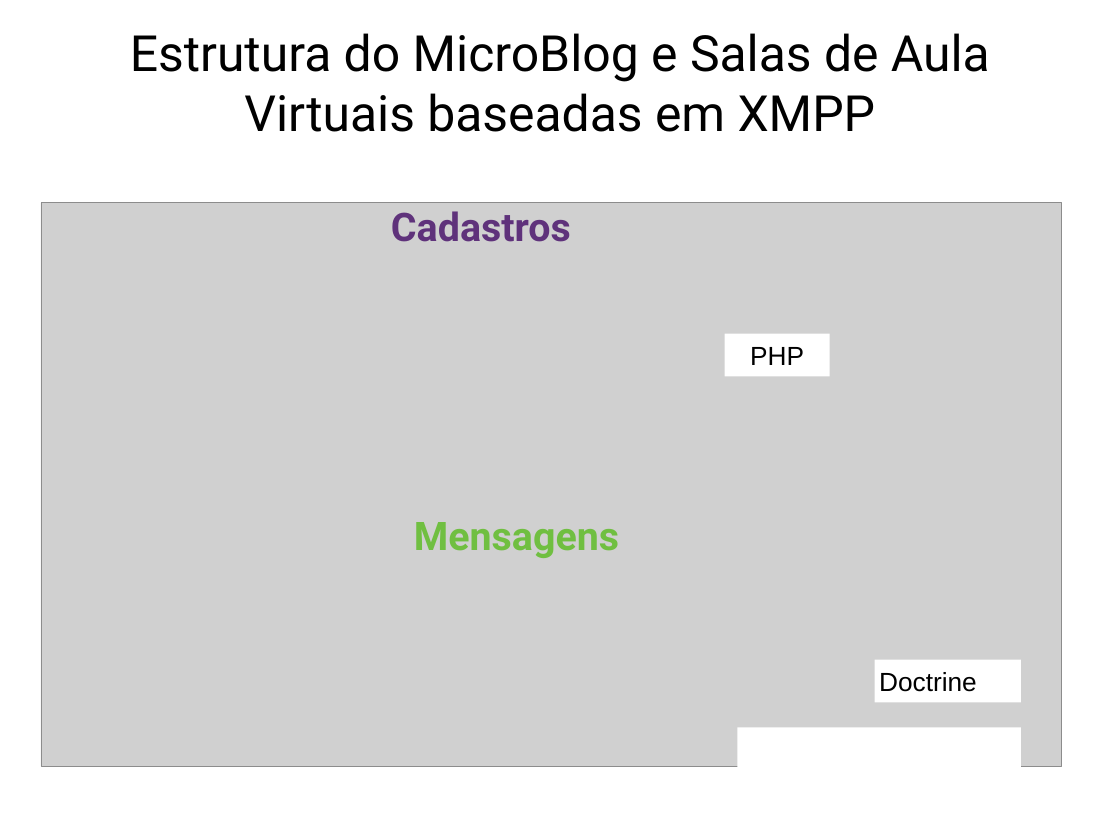
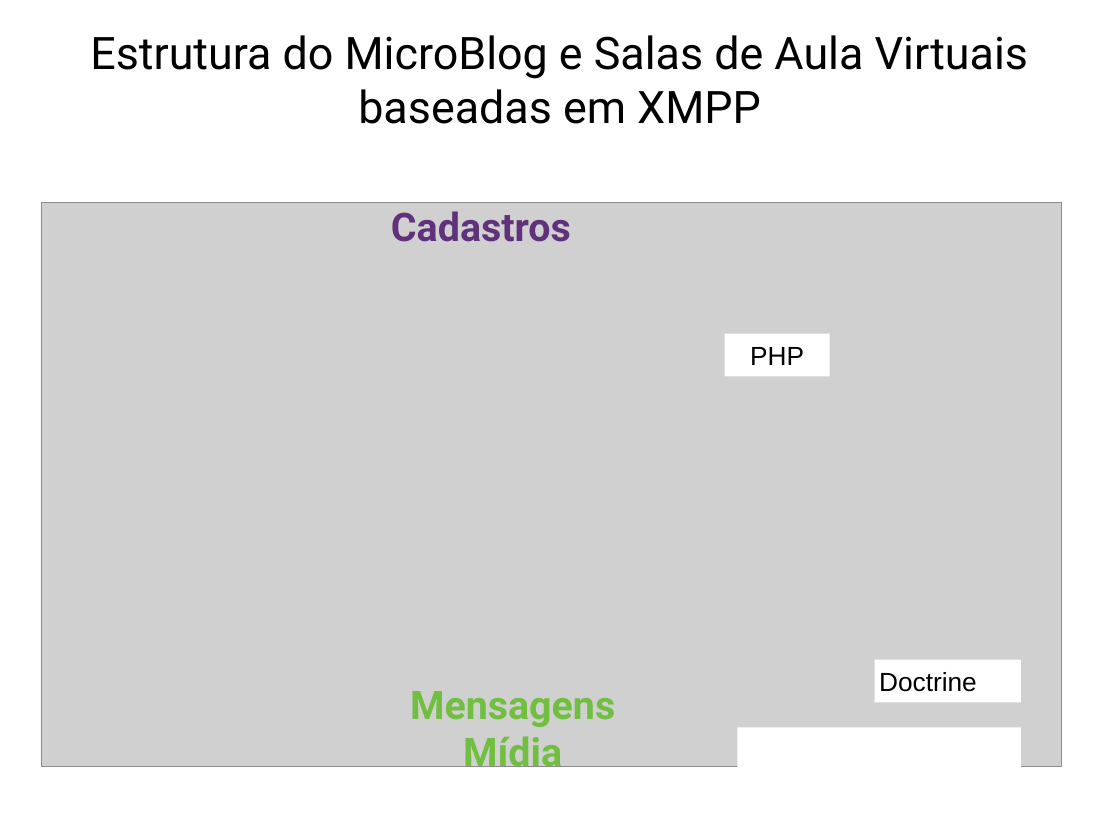
Before and after one commit to TagarelasComunicatec/tagarelas_php, a slide deck: slide 4 of docs/Portal Tagarelas - PPT.pptx (slide 5 before the commit). Drawn at 1120x840 pixels with LibreOffice and Linux fonts; fonts in the diff are those of the drawing; grey boxes stand for pictures. Boxes give left, top, right and bottom in pixels: in the first picture for what was removed or moved away, otherwise in the second. Text is boxed around its words. In the diff, an @@ line names an element or a change of style, - is before the commit and + after.

```diff
--- a/docs/Portal Tagarelas - PPT.pptx
+++ b/docs/Portal Tagarelas - PPT.pptx
@@ title "Estrutura do MicroBlog e Salas ..." at (90, 35, 1028, 124): size 45.6 to 41 pt @@
@@ text "Mensagens": place and size @@
-text "Mensagens" at (414, 522, 619, 558)
+text "Mensagens" at (410, 691, 615, 777)
@@ text at (463, 736, 562, 777): paragraph added @@
+Mídia
```
Also in this commit, not shown: 1 other slide changed, 2 slides added, 1 slide removed, 2 other files.
